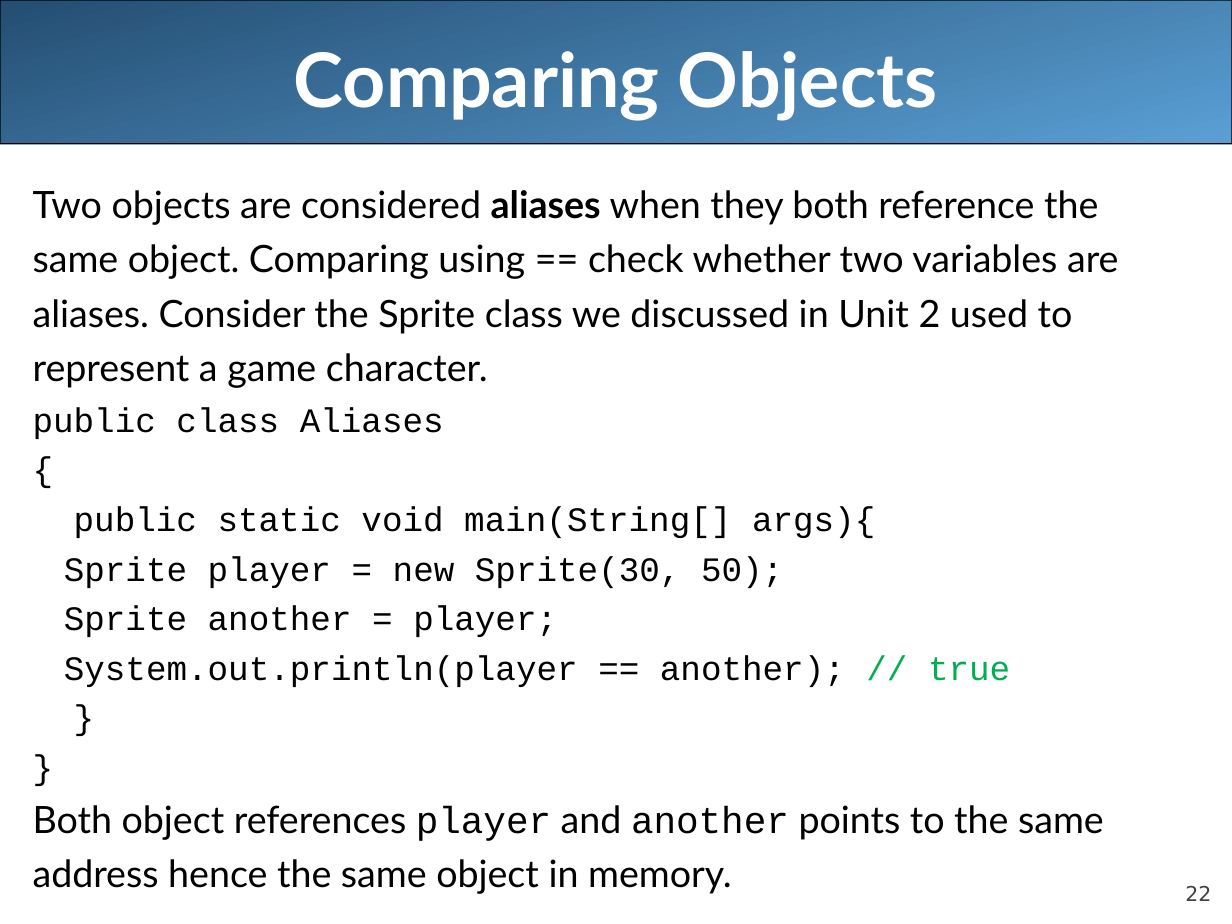
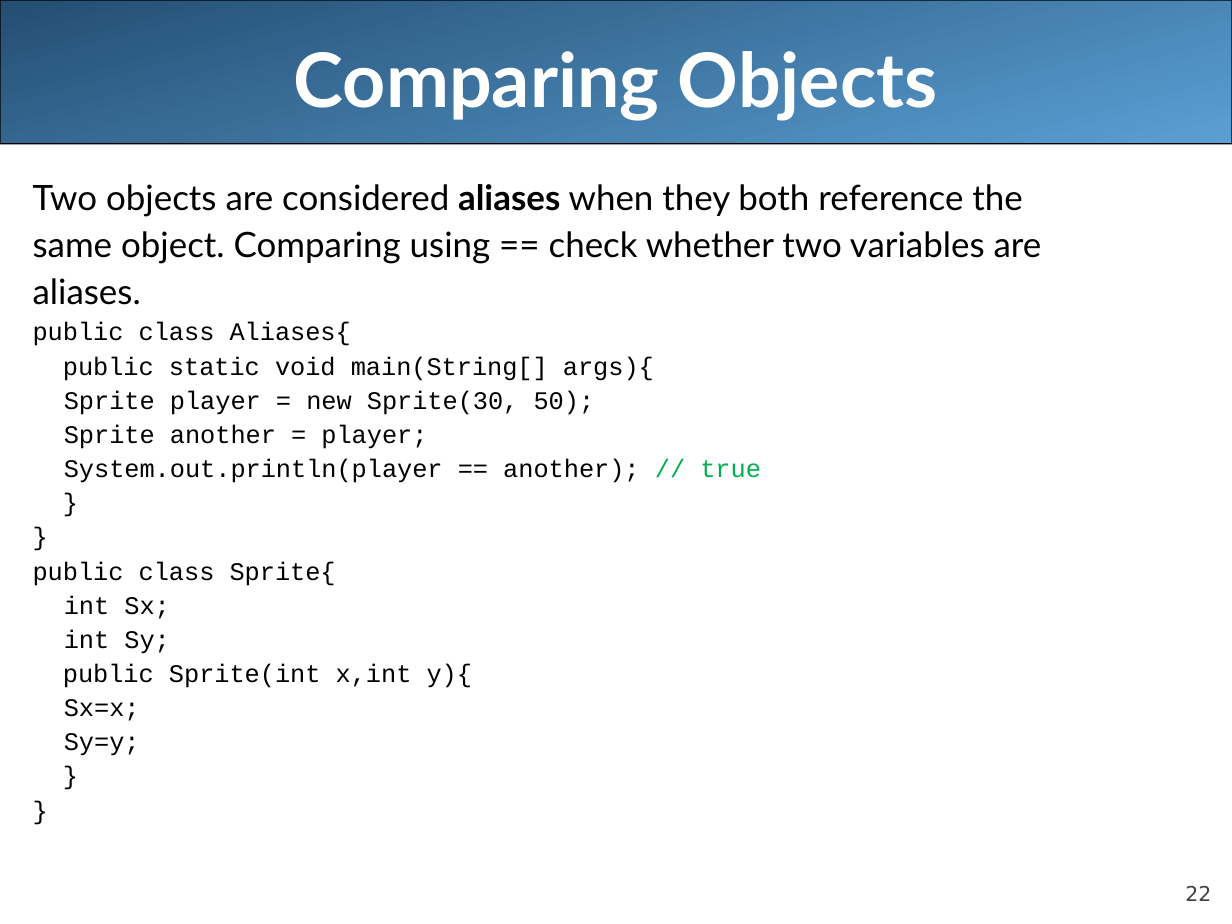
Before and after one commit to pinglee0/unit3, a slide deck: slide 22 of lecture9.ppt. Drawn at 1232x924 pixels with LibreOffice and Linux fonts; fonts in the diff are those of the drawing. Boxes give left, top, right and bottom in pixels: in the first picture for what was removed or moved away, otherwise in the second. Text is boxed around its words. In the diff, an @@ line names an element or a change of style, - is before the commit and + after.

```diff
--- a/lecture9.ppt
+++ b/lecture9.ppt
@@ text at (33, 184, 1042, 483): size 22 to 20.4 pt in "Two objects are considered aliases when they ...", "same object. Comparing using == check whether ..."; size 20 to 14.8 pt in "public static void main(String[] args){", "Sprite player = new Sprite(30, 50);", "Sprite another = player;", "System.out.println(player == another); // true" and 2 more places; line spacing 1 to 0.9; less space between paragraphs @@
@@ text at (33, 278, 351, 346): text changed; size 22 to 14.8 pt; font Lato to Courier New @@
-aliases. Consider the Sprite class we discussed in Unit 2 used to
-represent a game character.
-public class Aliases
-{
+aliases.
+public class Aliases{
@@ text at (33, 561, 472, 756): text changed; size 22 to 14.8 pt; font Lato to Courier New @@
-Both object references player and another points to the same
-address hence the same object in memory.
+public class Sprite{
+int Sx;
+int Sy;
+public Sprite(int x,int y){
+Sx=x;
+Sy=y;
+}
+}
```
Also in this commit, not shown: 5 other slides changed, 10 other files.
